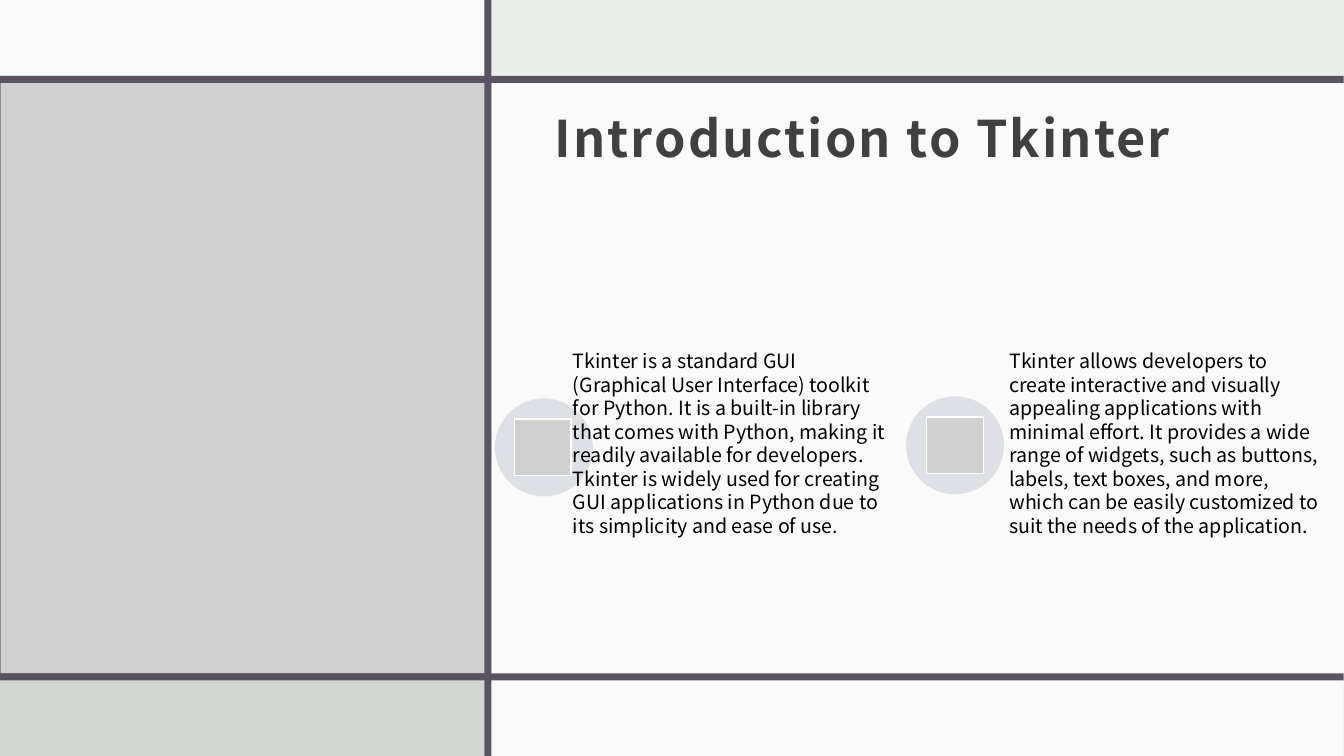
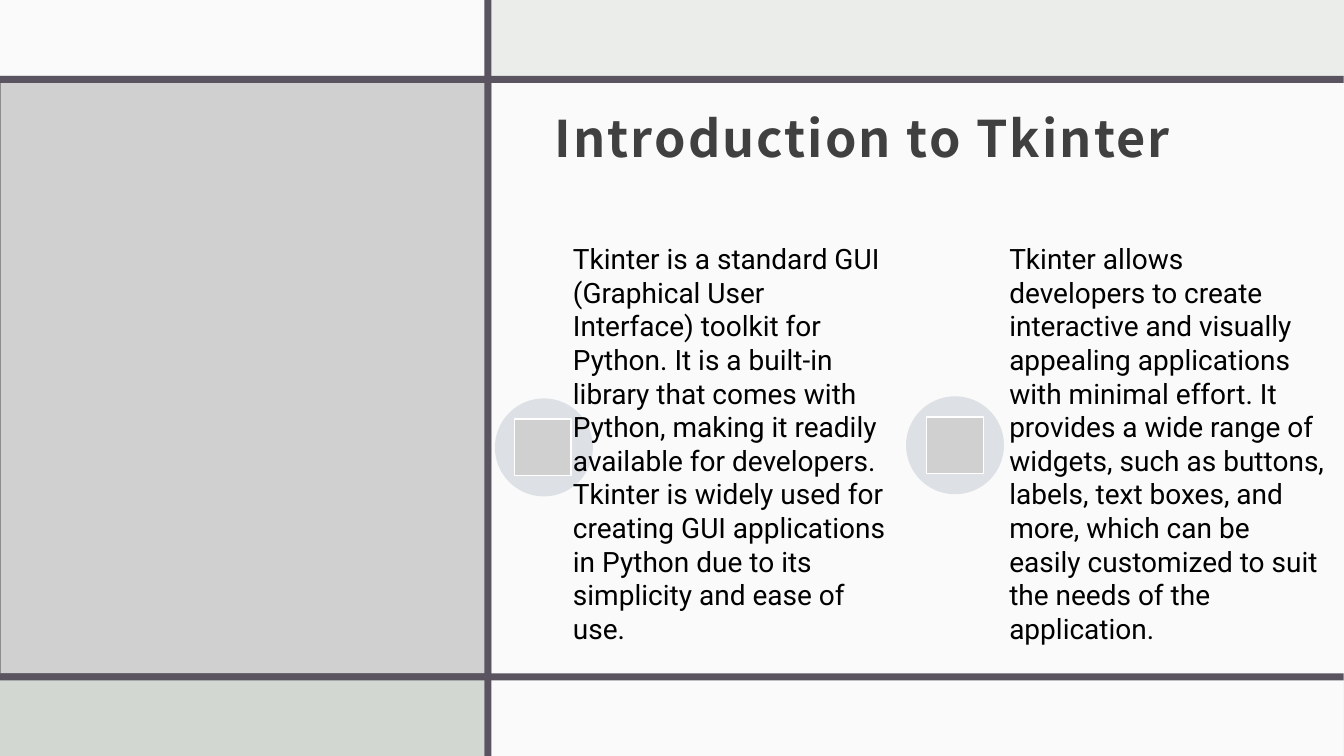
Before and after one commit to deewanker/Calculator, a slide deck: slide 6 of Calculator using Tkinter.pptx. Drawn at 1344x756 pixels with LibreOffice and Linux fonts; fonts in the diff are those of the drawing; grey boxes stand for pictures. Boxes give left, top, right and bottom in pixels: in the first picture for what was removed or moved away, otherwise in the second. Text is boxed around its words. In the diff, an @@ line names an element or a change of style, - is before the commit and + after.

```diff
--- a/Calculator using Tkinter.pptx
+++ b/Calculator using Tkinter.pptx
@@ text "Tkinter is a standard GUI ..." at [573, 248, 885, 640]: size 14 to 20 pt, font Noto Sans CJK JP to Roboto; more space between paragraphs @@
@@ text "Tkinter allows developers to create ..." at [1009, 248, 1324, 645]: size 14 to 20 pt, font Noto Sans CJK JP to Roboto; more space between paragraphs @@
```
Also in this commit, not shown: 7 other slides changed.
